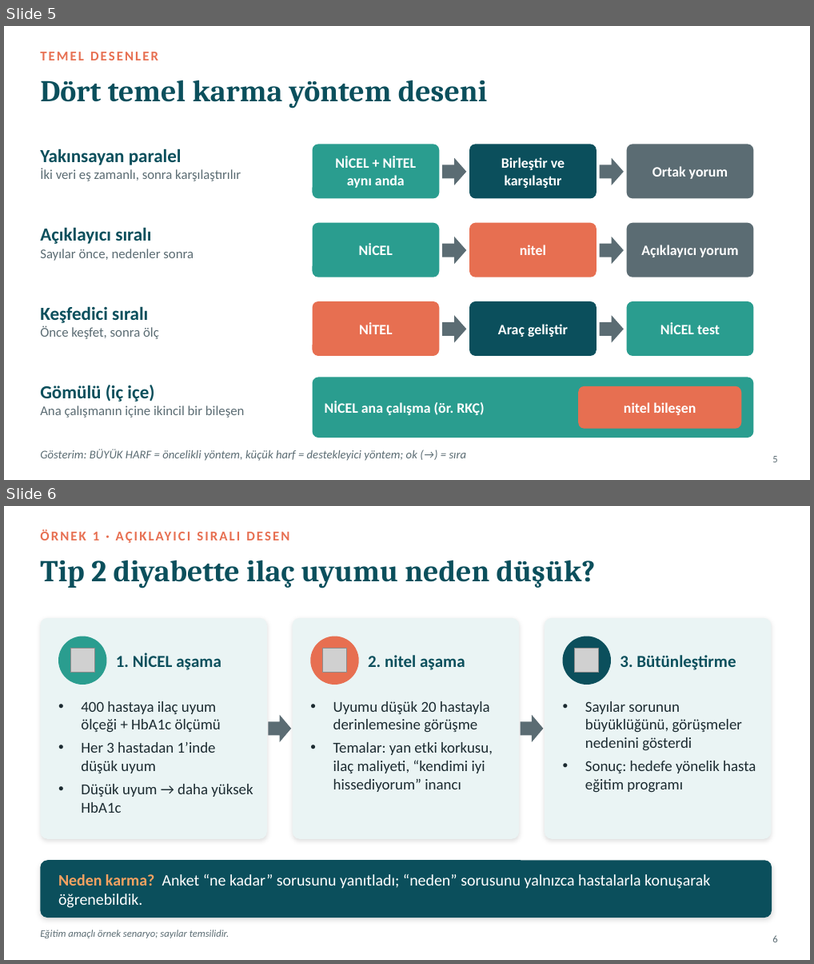
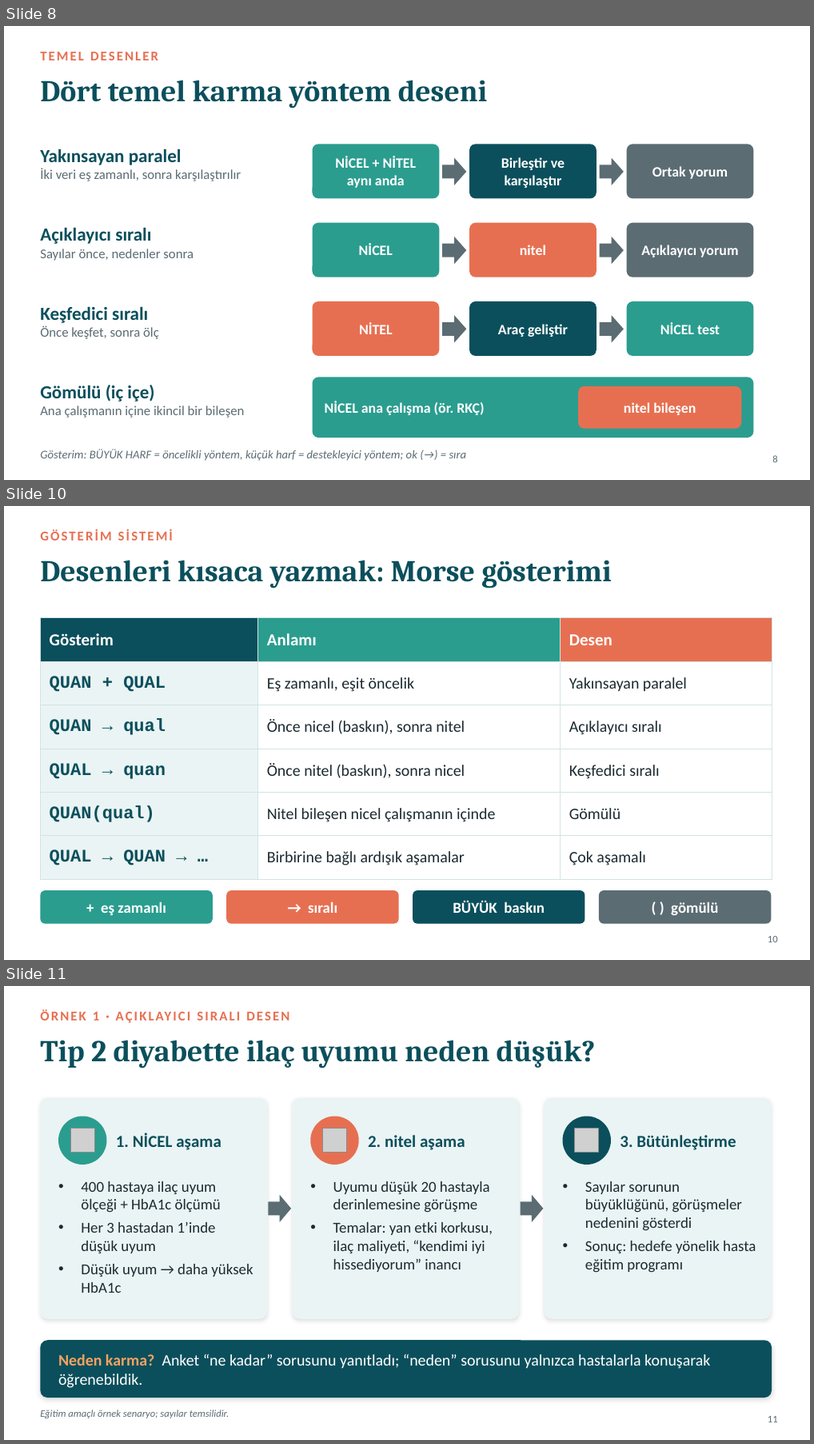
Before and after one commit to sadafac4/istatistik, a slide deck: sunum/10_Karma_Yontemler.pptx. Shown one above the other, each under a label of ours: slides 5 and 6 before the commit, slides 8, 10 and 11 after it; the slides between them are not shown. The pictures are 814x964 and 814x1444 pixels, drawn with LibreOffice and Linux fonts; fonts in the diff are those of the drawing; grey boxes stand for pictures. Boxes give left, top, right and bottom in pixels: in the first picture for what was removed or moved away, otherwise in the second. Text is boxed around its words. In the diff, an @@ line names an element or a change of style, - is before the commit and + after.

```diff
--- a/sunum/10_Karma_Yontemler.pptx
+++ b/sunum/10_Karma_Yontemler.pptx
@@ slide 10 added at (x1=4, y1=506, x2=810, y2=960), background #FFFFFF @@
@@ text added at (x1=40, y1=529, x2=173, y2=540), 16 pt, text #E76F51, bold @@
+GÖSTERİM SİSTEMİ
@@ title added at (x1=40, y1=560, x2=611, y2=588), 36 pt, text #0B4F5C, bold @@
+Desenleri kısaca yazmak: Morse gösterimi
@@ table added at (x1=40, y1=618, x2=772, y2=868), 6 rows, 3 columns @@
+Gösterim | Anlamı | Desen
+QUAN + QUAL | Eş zamanlı, eşit öncelik | Yakınsayan paralel
+QUAN → qual | Önce nicel (baskın), sonra nitel | Açıklayıcı sıralı
+QUAL → quan | Önce nitel (baskın), sonra nicel | Keşfedici sıralı
+QUAN(qual) | Nitel bileşen nicel çalışmanın içinde | Gömülü
+QUAL → QUAN → … | Birbirine bağlı ardışık aşamalar | Çok aşamalı
@@ rounded rectangle added at (x1=40, y1=890, x2=213, y2=924), fill #2A9D8F @@
@@ text added at (x1=101, y1=901, x2=166, y2=915), 18 pt, text #FFFFFF, bold @@
++ eş zamanlı
@@ rounded rectangle added at (x1=226, y1=890, x2=399, y2=924), fill #E76F51 @@
@@ text added at (x1=308, y1=901, x2=338, y2=912), 18 pt, text #FFFFFF, bold @@
+→ sıralı
@@ rounded rectangle added at (x1=413, y1=890, x2=586, y2=924), fill #0B4F5C @@
@@ text added at (x1=453, y1=900, x2=545, y2=912), 18 pt, text #FFFFFF, bold @@
+BÜYÜK baskın
@@ rounded rectangle added at (x1=599, y1=890, x2=772, y2=924), fill #5B6C73 @@
@@ text added at (x1=671, y1=901, x2=718, y2=915), 18 pt, text #FFFFFF, bold @@
+( ) gömülü
@@ page number added at (x1=768, y1=936, x2=778, y2=942), 12 pt, text #5B6C73 @@
+10
@@ what was slide 5 is now slide 8 @@
@@ page number at (x1=773, y1=455, x2=778, y2=462): text changed @@
-5
+8
@@ what was slide 6 is now slide 11 @@
@@ page number at (x1=768, y1=1416, x2=778, y2=1422): text changed @@
-6
+11
```
Also in this commit, not shown: 1 slide changed, 12 other slides added, 2 other files.
